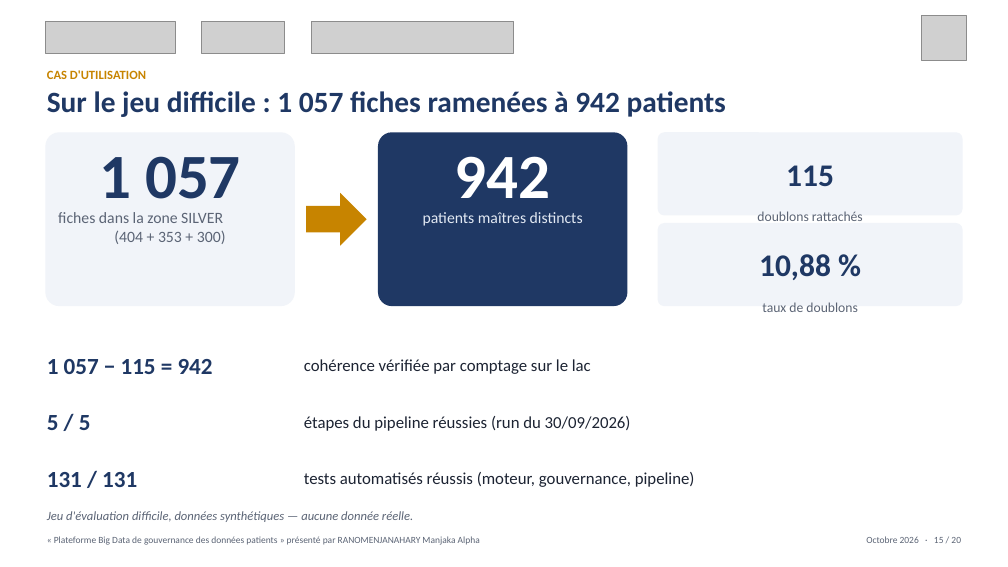
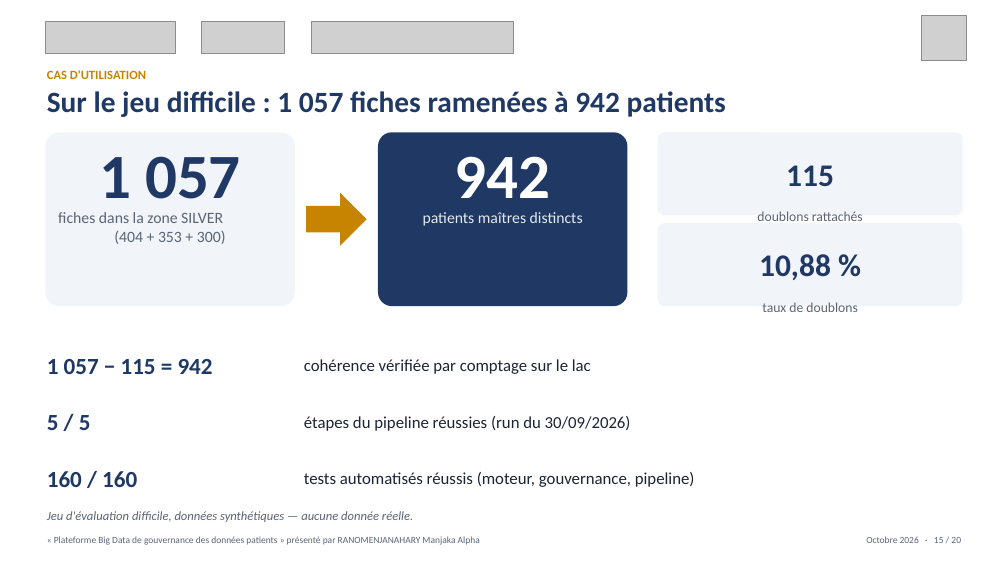
Before and after one commit to Alphamanjaka/test-big-data, a slide deck: slide 15 of documents/slide_soutenance/Soutenance_M2_MBDS_RANOMENJANAHARY.pptx. Drawn at 1008x567 pixels with LibreOffice and Linux fonts; fonts in the diff are those of the drawing; grey boxes stand for pictures. Boxes give left, top, right and bottom in pixels: in the first picture for what was removed or moved away, otherwise in the second. Text is boxed around its words. In the diff, an @@ line names an element or a change of style, - is before the commit and + after.

```diff
--- a/documents/slide_soutenance/Soutenance_M2_MBDS_RANOMENJANAHARY.pptx
+++ b/documents/slide_soutenance/Soutenance_M2_MBDS_RANOMENJANAHARY.pptx
@@ text at (47, 471, 137, 487): text changed @@
-131 / 131
+160 / 160
```
Also in this commit, not shown: 4 other slides changed, 16 other files.
